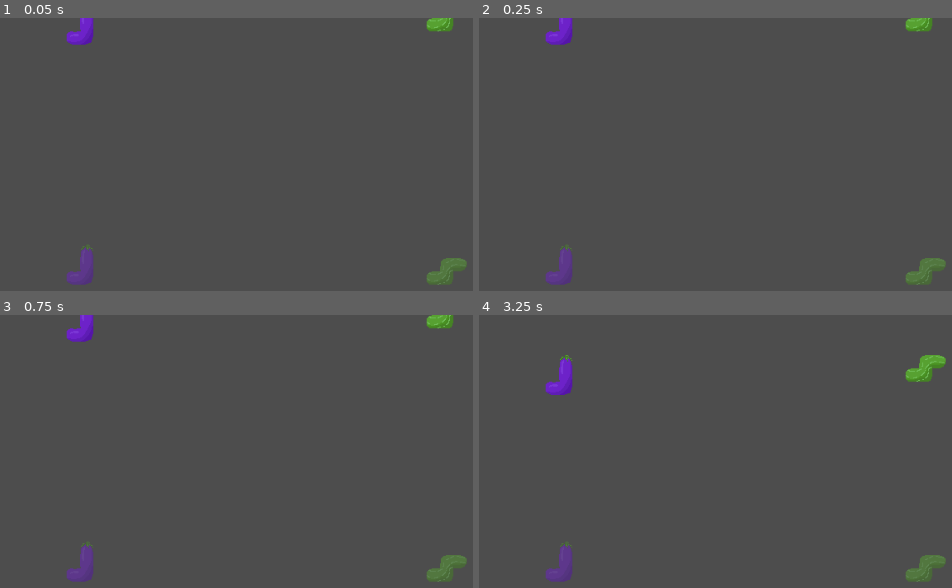
Above: before the commit, frames 1-4 (two rows, left to right).
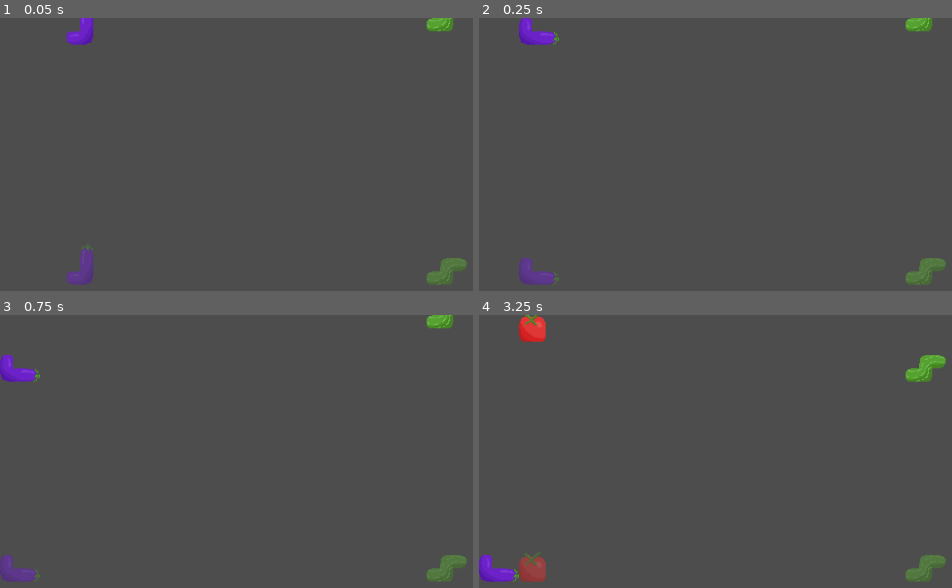
Above: after the commit, the same moments.

Repository: acubeone/Tetris
Game: Godot game, scene res://scenes/game.tscn
Two runs of this game, one before a commit and one after it. Both use one fixed random seed, a clock stepped at 60 frames per second and the inputs below.
Inputs:
- Up to frame 1 (0.05 s): no input
- Up to frame 2 (0.25 s): no input
- Up to frame 3 (0.75 s): no input
- Up to frame 4 (3.25 s): no input

Frame 1 is identical in both runs. In frame 2, 1.6% of the frame differs, in the area x 8-20%, y 0-98%; in frame 3, 1.9%; in frame 4, 2.5%, in the area x 0-20%, y 0-98%.
Error before the commit: Invalid assignment of property or key 'spawnpoint' with value of type 'Vector2i' on a base object of type 'Resource (CpuController)'. (res://scenes/game.gd:42)

Commit message:
Add basic `CpuController` for bot controlling

Diff:
--- a/scripts/controllers/cpu_controller.gd
+++ b/scripts/controllers/cpu_controller.gd
@@ -1,6 +1,198 @@
 class_name CpuController
 extends Controller
 
+const REACTION_DELAY := 0.17
+const ROTATION_DELAY := 0.20
 
-func poll(_delta: float, _board: Board) -> void:
-	pass
+var spawnpoint: Vector2i ## Active piece starting spawnpoint.
+var difficulty: float ## How much skill the CPU has. Must be between 0 and 1.
+
+var _lines_weight := 0.76
+var _height_weight := -0.51
+var _holes_weight := -0.36
+var _bump_weight := -0.18
+
+# State management
+var _current_plan: Dictionary = { }
+var _planned_piece: ActivePiece = null
+var _think_timer := 0.0
+var _rotation_cooldown := 0.0
+
+
+func set_weights(lines: float, height: float, holes: float, bump: float) -> void:
+	_lines_weight = lines
+	_height_weight = height
+	_holes_weight = holes
+	_bump_weight = bump
+
+
+func poll(delta: float, board: Board) -> void:
+	_rotation_cooldown -= delta
+
+	var piece := board.get_active_piece()
+	if piece == null:
+		_reset_inputs()
+		return # Game is over
+
+	# Replan if active piece is different from planned one
+	if piece != _planned_piece:
+		_reset_inputs()
+		_current_plan = _choose(_plan(board.grid, piece.piece))
+		if _current_plan.is_empty():
+			return # There is nothing we can do...
+		_planned_piece = piece
+		_think_timer = REACTION_DELAY # Reset timer
+
+	if _think_timer > 0.0:
+		_think_timer -= delta
+		return # Do nothing while thinking
+
+	if piece.rotation != _current_plan["rotation"]:
+		if _rotation_cooldown <= 0 and not _rotate_queued:
+			_rotate_queued = true
+			_rotation_cooldown = ROTATION_DELAY
+		return
+
+	# Try to move horizontally to match desired column
+	var diff_x := int(_current_plan["column"]) - piece.pos.x
+	var desired := signi(diff_x)
+
+	_direction = _get_direction(desired, board)
+	_drop_held = diff_x == 0 # Only drop down if aligned
+
+
+func _reset_inputs() -> void:
+	_direction = 0
+	_drop_held = false
+	_rotate_queued = false
+
+
+func _plan(grid: Grid, piece: Piece) -> Array[Dictionary]:
+	var results: Array[Dictionary] = []
+	var seen: Array[int] = [] # Set of unique masks
+
+	for rot in range(4): # Rotations are 90° steps
+		var cells := piece.get_cells(rot)
+
+		var mask = _normalize(cells)
+		if mask in seen:
+			continue
+		seen.append(mask) # Store mask as seen before
+
+		# Reach from maximum possible column
+		var reach := 0
+		for cell in cells:
+			reach = maxi(reach, absi(cell.x))
+
+		for x in range(-reach, grid.get_width() + reach):
+			var result := _simulate(grid, cells, x)
+			if result.is_empty():
+				continue
+
+			var score := 0.0
+			if result["reached_top"]:
+				score = -1.0e10 # Oof
+			else:
+				score = _evaluate(result["sim"], result["lines_count"])
+
+			results.append({ "rotation": rot, "column": x, "score": score })
+
+	results.sort_custom(_sort_descending_score)
+	return results
+
+
+func _sort_descending_score(a: Dictionary, b: Dictionary) -> bool:
+	assert(a.has("score") and b.has("score"), "Must have 'score' key!")
+	return a["score"] > b["score"]
+
+
+## Picks among the top 5, the higher the difficulty the best is picked
+func _choose(results: Array[Dictionary]) -> Dictionary:
+	if results.is_empty():
+		return { }
+	var k := roundi(lerpf(5, 1, difficulty))
+	return results.slice(0, k).pick_random()
+
+
+func _get_direction(desired: int, board: Board) -> int:
+	for dir in [-1, 0, 1]:
+		if board.effects.apply_direction(dir) == desired:
+			return dir
+
+	return 0 # Just don't move if you cannot
+
+
+## Normalize cells to the top-left corner (0,0), then store format as mask.
+## Note: Piece cannot be bigger than 8x8 cells.
+func _normalize(cells: Array[Vector2i]) -> int:
+	assert(cells.size() < 64, "Piece cannot be bigger than 8x8 cells.")
+
+	var minimum := Vector2i.MAX
+	for cell in cells:
+		minimum.x = mini(minimum.x, cell.x)
+		minimum.y = mini(minimum.y, cell.y)
+
+	var mask := 0
+	for cell in cells:
+		var shift := ((cell.x - minimum.x) + ((cell.y - minimum.y) * 8))
+		mask |= 1 << shift
+
+	return mask
+
+
+## Try to lower piece at the most bottom in a simulated grid, then capture result
+func _simulate(grid: Grid, cells: Array[Vector2i], pos_x: int) -> Dictionary:
+	var start := Vector2i(pos_x, spawnpoint.y) # Simulate where piece always start
+
+	if not grid.can_place(cells, start):
+		return { }
+	# TODO: Check sliding across walls, so CPU don't get stuck
+	# trying to move behind a wall of blocks
+
+	# Try to go all the way down
+	var pos_y = spawnpoint.y
+	while grid.can_place(cells, Vector2i(pos_x, pos_y + 1)):
+		pos_y += 1
+
+	var sim := grid.copy() # Do not modify original grid
+	var dummy_blocks := PackedInt32Array()
+	dummy_blocks.resize(cells.size())
+	dummy_blocks.fill(0)
+	var ok := sim.lock(cells, Vector2i(pos_x, pos_y), dummy_blocks)
+	var lines_count := sim.clear_lines()
+
+	return { "sim": sim, "lines_count": lines_count, "reached_top": not ok }
+
+
+## Calculate the resulting grid, lines cleared, height achieved and bumps on
+## grid, them apply weights and sum them all up for the final score
+func _evaluate(sim: Grid, lines_count: int) -> float:
+	var holes := 0
+	var heights: Array[int] = [] # Height of each column
+	heights.resize(sim.get_width())
+
+	for x in range(sim.get_width()):
+		var has_seen_filled := false # If seen a filled cell in the column
+		for y in range(sim.get_height()):
+			if sim.get_cell(Vector2i(x, y)) != Grid.EMPTY_CELL:
+				if not has_seen_filled:
+					heights[x] = sim.get_height() - y # First filled cell sets the column height
+					has_seen_filled = true
+			elif has_seen_filled:
+				holes += 1 # Empty cell, but there something above it
+
+	var height_sum := 0
+	var bumpiness := 0
+
+	if not heights.is_empty():
+		for y in heights:
+			height_sum += y
+		# Calculate how much peaks the each column has
+		for x in range(sim.get_width() - 1):
+			bumpiness += absi(heights[x] - heights[x + 1])
+
+	var score: float = _lines_weight * lines_count
+	score += _height_weight * height_sum # Negative weight
+	score += _holes_weight * holes # Negative weight
+	score += _bump_weight * bumpiness # Negative weight
+	return score
